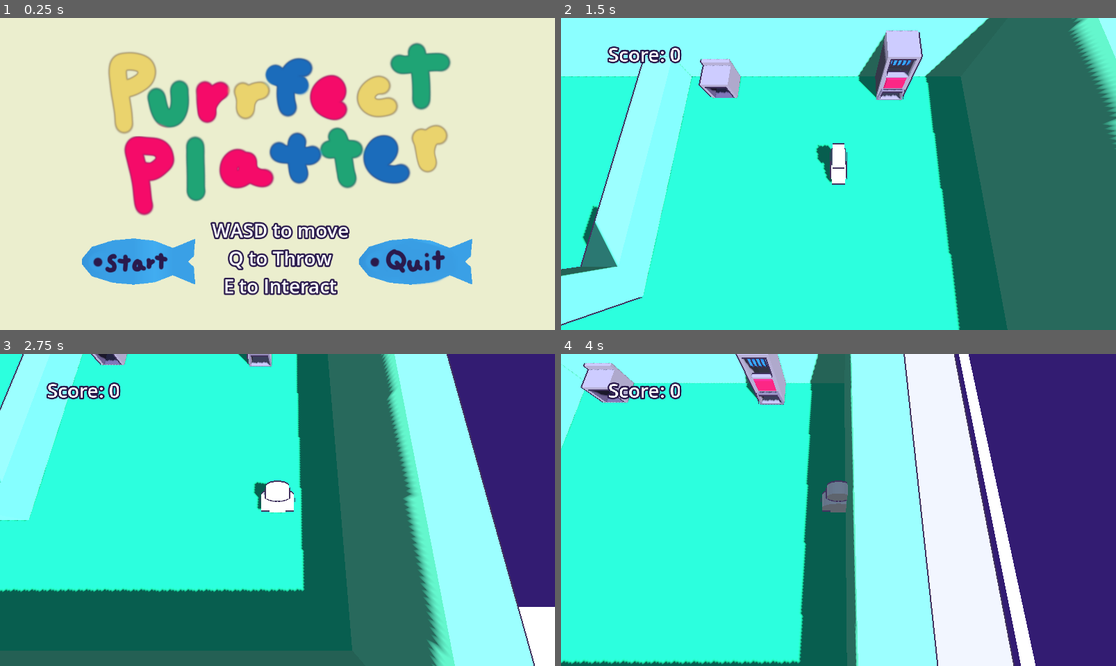
Above: before the commit, frames 1-4 (two rows, left to right).
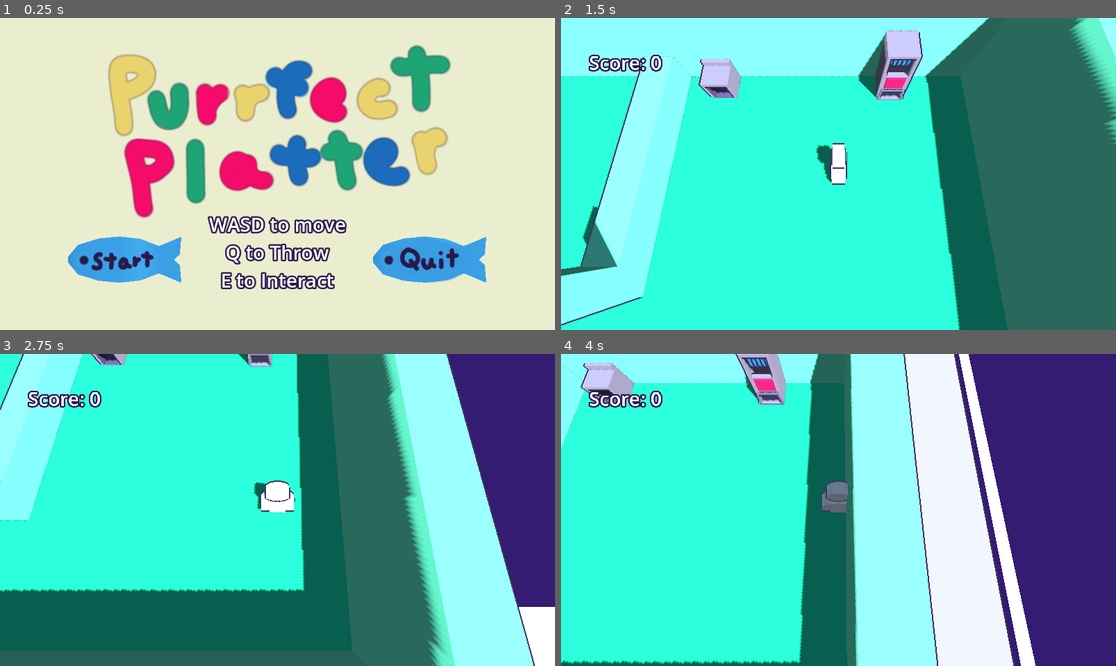
Above: after the commit, the same moments.

Repository: ChWh2/Purrfect-Platter
Game: Godot game, scene res://Scenes/start_screen.tscn
Same seed, same stepped clock (60 frames per second), same inputs: the game is played once before the commit and once after it.
Inputs (mouse positions are in pixels of both pictures, inside the frame that each line leads up to; where the layout moved, square brackets give the same spot in the first picture):
- Up to frame 1 (0.25 s): no input
- Up to frame 2 (1.5 s): click (688, 261) [699, 261] at 0.5 s; tap Enter at 1.25 s; hold D (Right) from 1.28 s (still down); tap E (Interact) at 1.35 s
- Up to frame 3 (2.75 s): release D (Right) at 2.03 s; hold S (Down) from 2.03 s (still down); tap Q (Throw) at 2.1 s
- Up to frame 4 (4 s): release S (Down) at 2.78 s; hold D (Right) 2.78-3.53 s; tap E (Interact) at 2.85 s; tap Space at 3.5 s; hold W (Up) from 3.53 s (still down); tap Q (Throw) at 3.6 s

The runs differ from the first frame. In frame 1, 11% of the frame differs, in the area x 12-88%, y 7-89%; in frame 2, 0.8%; in frame 3, 0.8%; in frame 4, 0.8%.

Commit message:
Fixed Scaling Issues in menus

Diff:
--- a/Scenes/end_screen.tscn
+++ b/Scenes/end_screen.tscn
@@ -28,89 +28,54 @@
 	text = str(\"Score:\\n\", Global.SCORE)
 "
 
-[node name="End Screen" type="Control"]
-layout_mode = 3
-anchors_preset = 8
-anchor_left = 0.5
-anchor_top = 0.5
-anchor_right = 0.5
-anchor_bottom = 0.5
-grow_horizontal = 2
-grow_vertical = 2
+[node name="End Screen" type="CanvasLayer"]
 
 [node name="ColorRect" type="ColorRect" parent="."]
-layout_mode = 1
-anchors_preset = 8
-anchor_left = 0.5
-anchor_top = 0.5
-anchor_right = 0.5
-anchor_bottom = 0.5
-offset_left = -50000.0
-offset_top = -5000.0
-offset_right = 50000.0
-offset_bottom = 5000.0
+anchors_preset = 15
+anchor_right = 1.0
+anchor_bottom = 1.0
 grow_horizontal = 2
 grow_vertical = 2
 color = Color(0.995986, 0.660594, 0.581117, 1)
 
 [node name="TextureRect" type="TextureRect" parent="."]
-layout_mode = 1
-anchors_preset = 8
+anchors_preset = -1
 anchor_left = 0.5
-anchor_top = 0.5
+anchor_top = 0.364
 anchor_right = 0.5
-anchor_bottom = 0.5
-offset_left = -372.0
-offset_top = -277.5
-offset_right = 372.0
-offset_bottom = 89.5
+anchor_bottom = 0.364
 grow_horizontal = 2
 grow_vertical = 2
 texture = ExtResource("1_mfu5s")
 
 [node name="Quit" type="TextureButton" parent="."]
-layout_mode = 1
-anchors_preset = 8
-anchor_left = 0.5
-anchor_top = 0.5
-anchor_right = 0.5
-anchor_bottom = 0.5
-offset_left = 155.0
-offset_top = 110.0
-offset_right = 420.0
-offset_bottom = 254.0
+anchors_preset = -1
+anchor_left = 0.7
+anchor_top = 0.7
+anchor_right = 0.85
+anchor_bottom = 0.85
 grow_horizontal = 2
 grow_vertical = 2
 texture_normal = ExtResource("2_iav2e")
 script = ExtResource("3_plcx3")
 
 [node name="Menu" type="TextureButton" parent="."]
-layout_mode = 1
-anchors_preset = 8
-anchor_left = 0.5
-anchor_top = 0.5
-anchor_right = 0.5
-anchor_bottom = 0.5
-offset_left = -420.0
-offset_top = 110.0
-offset_right = -155.0
-offset_bottom = 254.0
+anchors_preset = -1
+anchor_left = 0.15
+anchor_top = 0.7
+anchor_right = 0.3
+anchor_bottom = 0.85
 grow_horizontal = 2
 grow_vertical = 2
 texture_normal = ExtResource("3_m4cdu")
 script = SubResource("GDScript_tdpcp")
 
 [node name="Label" type="Label" parent="."]
-layout_mode = 1
-anchors_preset = 8
+anchors_preset = -1
 anchor_left = 0.5
-anchor_top = 0.5
+anchor_top = 0.65
 anchor_right = 0.5
-anchor_bottom = 0.5
-offset_left = -136.0
-offset_top = 79.0
-offset_right = 148.0
-offset_bottom = 270.0
+anchor_bottom = 0.85
 grow_horizontal = 2
 grow_vertical = 2
 text = "Score:
--- a/Scenes/main.tscn
+++ b/Scenes/main.tscn
@@ -357,11 +357,14 @@
 [node name="FishSpawner" parent="." instance=ExtResource("5_l7jbb")]
 transform = Transform3D(1, 0, 0, 0, 1, 0, 0, 0, 1, 16, -0.4, -8.5)
 
-[node name="Score" type="Label" parent="."]
-offset_left = 32.0
-offset_top = 32.0
-offset_right = 316.0
-offset_bottom = 120.0
+[node name="GUI" type="CanvasLayer" parent="."]
+
+[node name="Score" type="Label" parent="GUI"]
+anchors_preset = -1
+anchor_left = 0.05
+anchor_top = 0.1
+anchor_right = 0.05
+anchor_bottom = 0.1
 text = "Score: 0"
 label_settings = SubResource("LabelSettings_8i12s")
 horizontal_alignment = 1
--- a/Scenes/start_screen.tscn
+++ b/Scenes/start_screen.tscn
@@ -18,57 +18,32 @@
 	Global.switchScene(\"res://Scenes/main.tscn\")
 "
 
-[node name="StartScreen" type="Control"]
-layout_mode = 3
-anchors_preset = 8
-anchor_left = 0.5
-anchor_top = 0.5
-anchor_right = 0.5
-anchor_bottom = 0.5
-grow_horizontal = 2
-grow_vertical = 2
+[node name="CanvasLayer" type="CanvasLayer"]
 
 [node name="ColorRect" type="ColorRect" parent="."]
-layout_mode = 1
-anchors_preset = 8
-anchor_left = 0.5
-anchor_top = 0.5
-anchor_right = 0.5
-anchor_bottom = 0.5
-offset_left = -50000.0
-offset_top = -5000.0
-offset_right = 50000.0
-offset_bottom = 5000.0
+anchors_preset = 15
+anchor_right = 1.0
+anchor_bottom = 1.0
 grow_horizontal = 2
 grow_vertical = 2
 color = Color(0.920477, 0.931639, 0.807393, 1)
 
 [node name="TextureRect" type="TextureRect" parent="."]
-layout_mode = 1
-anchors_preset = 8
+anchors_preset = -1
 anchor_left = 0.5
-anchor_top = 0.5
+anchor_top = 0.364
 anchor_right = 0.5
-anchor_bottom = 0.5
-offset_left = -372.0
-offset_top = -277.5
-offset_right = 372.0
-offset_bottom = 89.5
+anchor_bottom = 0.364
 grow_horizontal = 2
 grow_vertical = 2
 texture = ExtResource("1_oxyyp")
 
 [node name="Label" type="Label" parent="."]
-layout_mode = 1
-anchors_preset = 8
+anchors_preset = -1
 anchor_left = 0.5
-anchor_top = 0.5
+anchor_top = 0.65
 anchor_right = 0.5
-anchor_bottom = 0.5
-offset_left = -136.0
-offset_top = 79.0
-offset_right = 148.0
-offset_bottom = 270.0
+anchor_bottom = 0.85
 grow_horizontal = 2
 grow_vertical = 2
 text = "WASD to move
@@ -79,32 +54,22 @@
 vertical_alignment = 1
 
 [node name="Quit" type="TextureButton" parent="."]
-layout_mode = 1
-anchors_preset = 8
-anchor_left = 0.5
-anchor_top = 0.5
-anchor_right = 0.5
-anchor_bottom = 0.5
-offset_left = 155.0
-offset_top = 110.0
-offset_right = 420.0
-offset_bottom = 254.0
+anchors_preset = -1
+anchor_left = 0.7
+anchor_top = 0.7
+anchor_right = 0.85
+anchor_bottom = 0.85
 grow_horizontal = 2
 grow_vertical = 2
 texture_normal = ExtResource("2_7tr0c")
 script = ExtResource("3_2jcb7")
 
 [node name="Start" type="TextureButton" parent="."]
-layout_mode = 1
-anchors_preset = 8
-anchor_left = 0.5
-anchor_top = 0.5
-anchor_right = 0.5
-anchor_bottom = 0.5
-offset_left = -420.0
-offset_top = 110.0
-offset_right = -155.0
-offset_bottom = 254.0
+anchors_preset = -1
+anchor_left = 0.15
+anchor_top = 0.7
+anchor_right = 0.3
+anchor_bottom = 0.85
 grow_horizontal = 2
 grow_vertical = 2
 texture_normal = ExtResource("2_dqltf")
--- a/project.godot
+++ b/project.godot
@@ -62,3 +62,4 @@
 textures/canvas_textures/default_texture_filter=0
 lights_and_shadows/directional_shadow/soft_shadow_filter_quality=5
 lights_and_shadows/positional_shadow/soft_shadow_filter_quality=5
+2d/sdf/scale=2
Not shown, changed: export_presets.cfg
